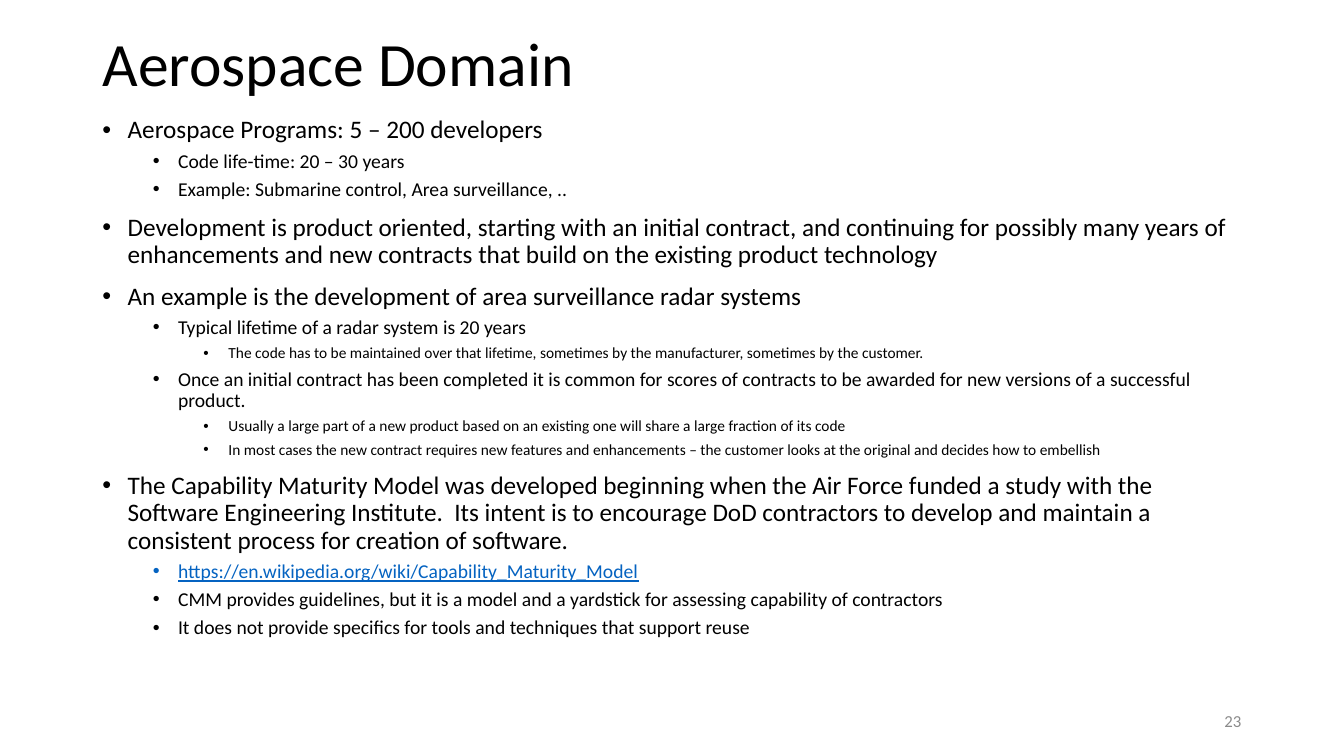
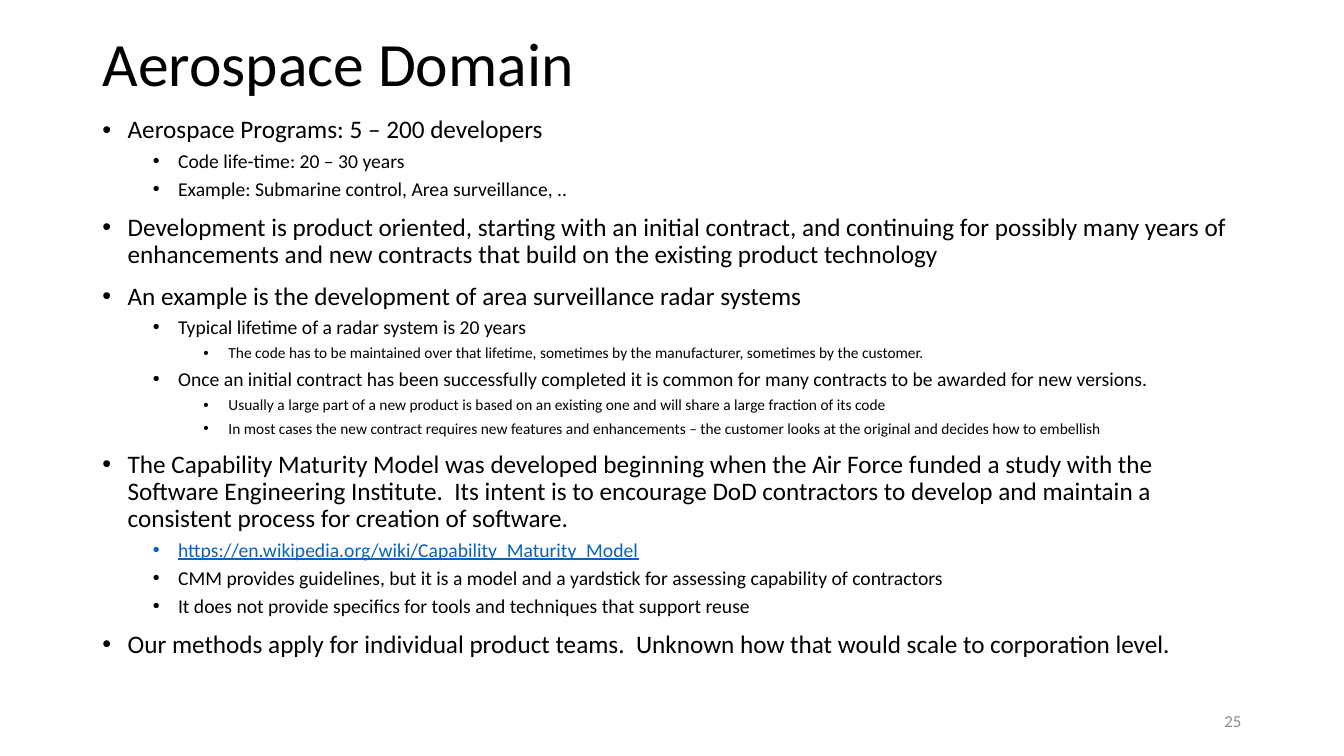
Before and after one commit to JimFawcett/JimFawcett.github.io, a slide deck: slide 25 of Resources/PublishingSourceCode.pptx (slide 23 before the commit). Drawn at 1344x756 pixels with LibreOffice and Linux fonts; fonts in the diff are those of the drawing. Boxes give left, top, right and bottom in pixels: in the first picture for what was removed or moved away, otherwise in the second. Text is boxed around its words. In the diff, an @@ line names an element or a change of style, - is before the commit and + after.

```diff
--- a/Resources/PublishingSourceCode.pptx
+++ b/Resources/PublishingSourceCode.pptx
@@ text at (178, 372, 1147, 413): text changed @@
-  • Once an initial contract has been completed it is common for scores of contracts to be awarded for new versions of a successful product.
-    • Usually a large part of a new product based on an existing one will share a large fraction of its code
+  • Once an initial contract has been successfully completed it is common for many contracts to be awarded for new versions.
+    • Usually a large part of a new product is based on an existing one and will share a large fraction of its code
@@ text at (128, 635, 1170, 657): paragraph added @@
+• Our methods apply for individual product teams. Unknown how that would scale to corporation level.
@@ page number at (1224, 716, 1241, 727): text changed @@
-23
+25
```
Also in this commit, not shown: 7 other slides changed, 2 slides added, 1 other file.
